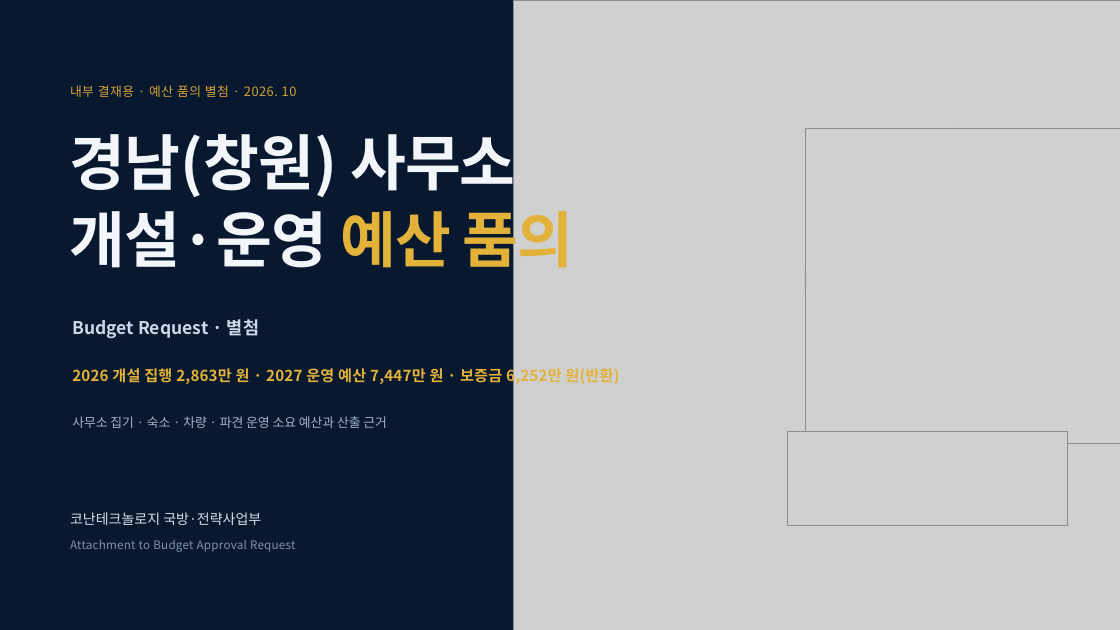
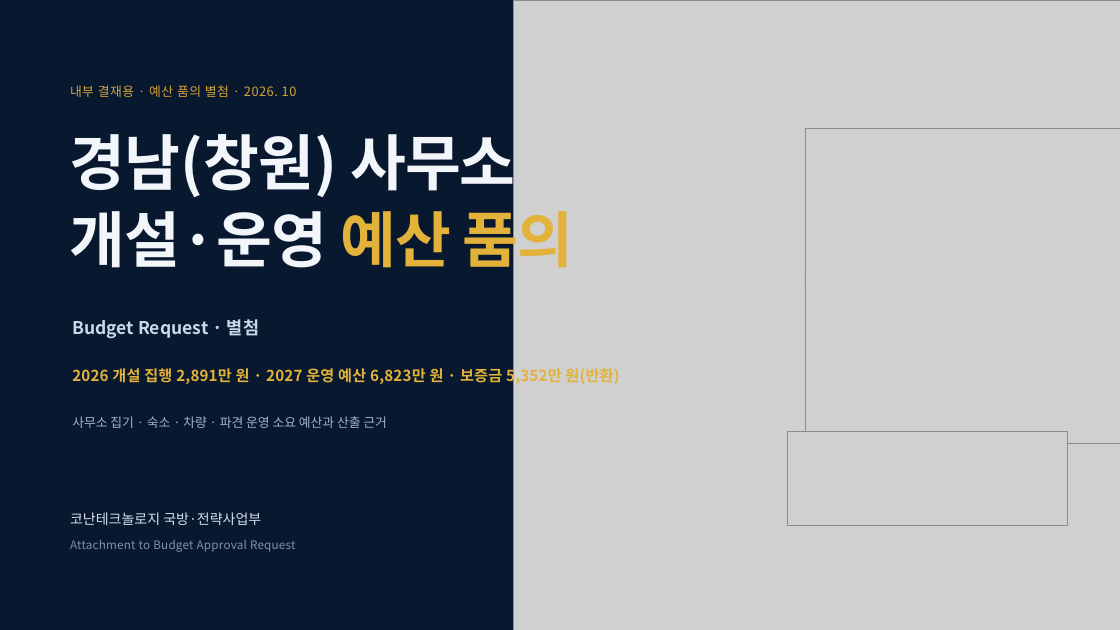
Before and after one commit to Jacob-Yeom/claude, a slide deck: slide 1 of output/changwon_budget_request_attachment.pptx. Drawn at 1120x630 pixels with LibreOffice and Linux fonts; fonts in the diff are those of the drawing; grey boxes stand for pictures; background and template pictures are left out. Boxes give left, top, right and bottom in pixels: in the first picture for what was removed or moved away, otherwise in the second. Text is boxed around its words. In the diff, an @@ line names an element or a change of style, - is before the commit and + after.

```diff
--- a/output/changwon_budget_request_attachment.pptx
+++ b/output/changwon_budget_request_attachment.pptx
@@ text at box(72, 366, 619, 386): text changed @@
-2026 개설 집행 2,863만 원 · 2027 운영 예산 7,447만 원 · 보증금 6,252만 원(반환)
+2026 개설 집행 2,891만 원 · 2027 운영 예산 6,823만 원 · 보증금 5,352만 원(반환)
```
Also in this commit, not shown: 4 other slides changed, 3 other files.
